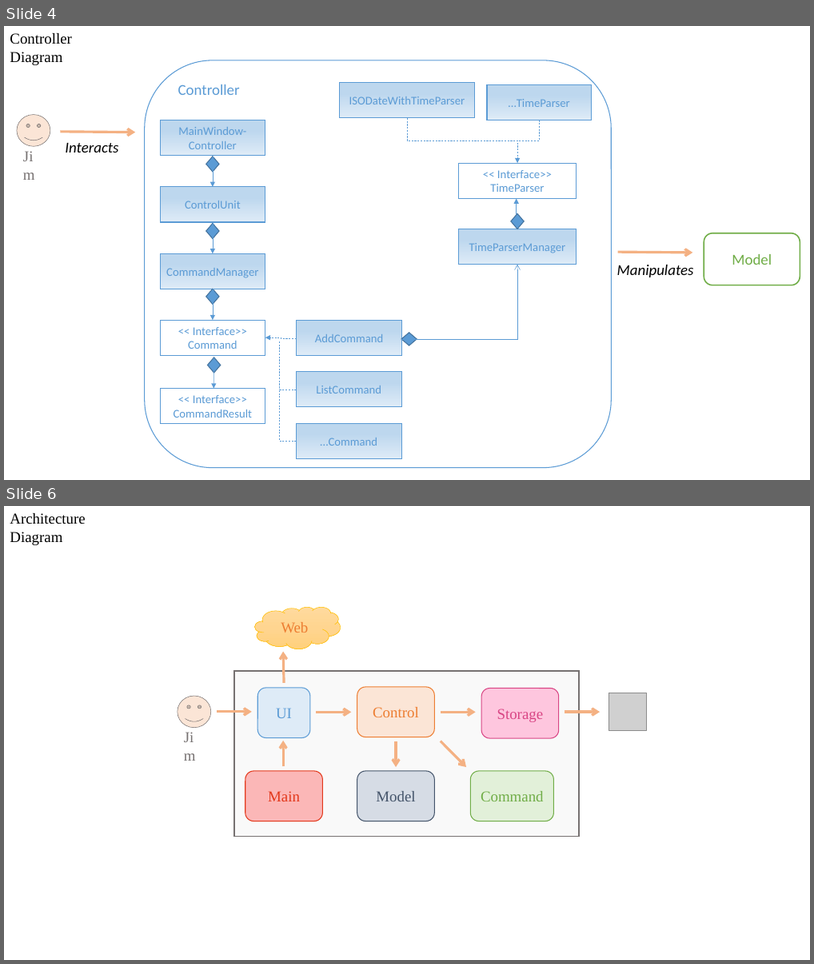
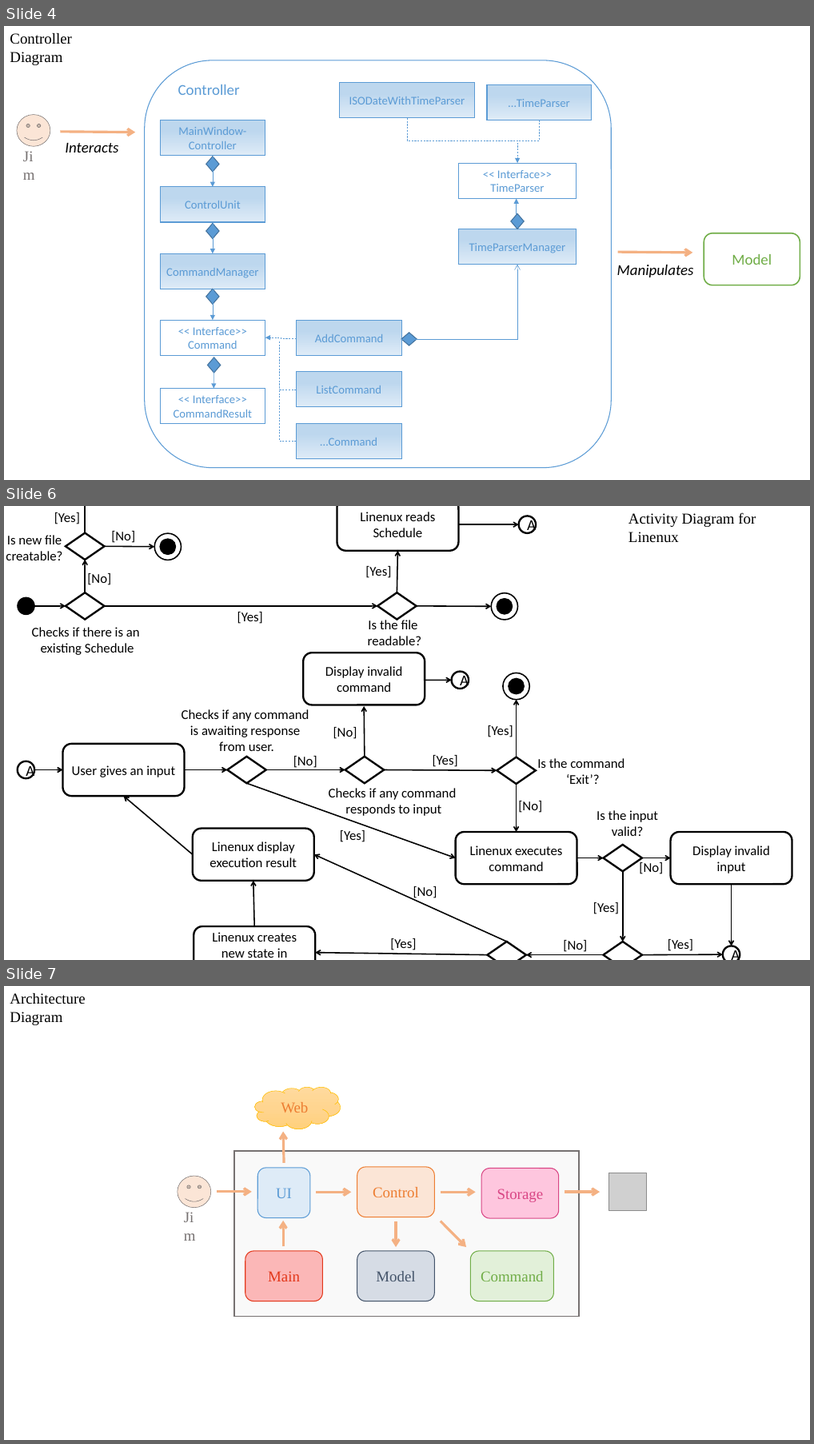
Before and after one commit to CS2103AUG2016-W11-C1/main, a slide deck: doc/DeveloperGuide.pptx. Shown one above the other, each under a label of ours: slides 4 and 6 before the commit, slides 4, 6 and 7 after it; the slides between them are not shown. The pictures are 814x964 and 814x1444 pixels, drawn with LibreOffice and Linux fonts; fonts in the diff are those of the drawing; grey boxes stand for pictures. Boxes give left, top, right and bottom in pixels: in the first picture for what was removed or moved away, otherwise in the second. Text is boxed around its words. In the diff, an @@ line names an element or a change of style, - is before the commit and + after.

```diff
--- a/doc/DeveloperGuide.pptx
+++ b/doc/DeveloperGuide.pptx
@@ slide 6 added at (4, 506, 810, 960), background #FFFFFF @@
@@ arrow added from (85, 532) to (85, 506), #000000 1.5 pt @@
@@ text added at (629, 512, 756, 543), 18 pt, text #000000 @@
+Activity Diagram for Linenux
@@ arrow added from (105, 547) to (154, 547), #000000 1.5 pt @@
@@ group added at (6, 506, 793, 960): 25 arrows, 24 texts, 11 ellipses, 9 diamonds, 7 rounded rectangles @@
+Display invalid command
+User gives an input
+Checks if any command
+responds to input
+A
+A
+[No]
+Is the command
+‘Exit’?
+[No]
+[Yes]
+Linenux executes command
+[No]
+[Yes]
+Checks if any command
+is awaiting response
+from user.
+[Yes]
+Is the input
+valid?
+Display invalid input
+A
+[No]
+[Yes]
+[Yes]
+[No]
+Linenux display execution result
+[No]
+[Yes]
+Linenux creates new state in schedule
+[Yes]
+[No]
+Linenux reads Schedule
+Checks if there is an
+existing Schedule
+[Yes]
+[No]
+Is the file
+readable?
+Is new file
+creatable?
+[Yes]
+A
@@ what was slide 6 is now slide 7 @@
```
Also in this commit, not shown: 2 slides changed, 5 other files.
